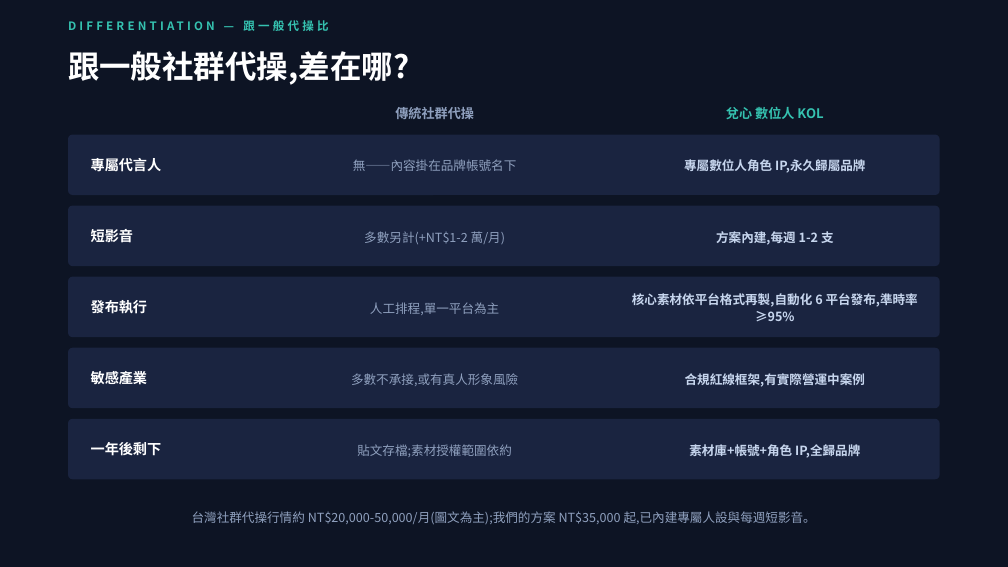
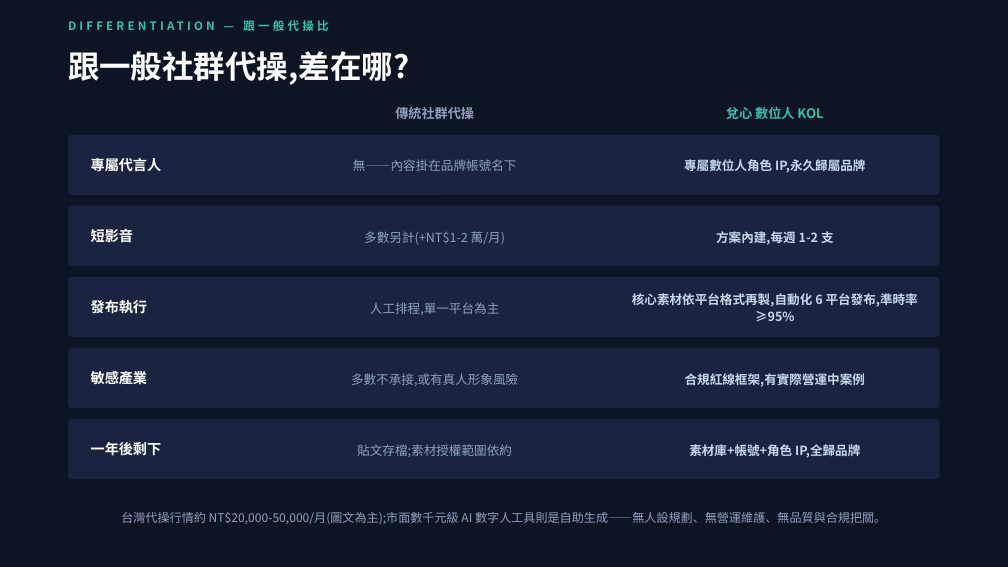
Before and after one commit to pennyhuang-oss/Virtual_KOL_Studio, a slide deck: slide 5 of business/數位人KOL-對外提案簡報.pptx (slide 4 before the commit). Drawn at 1008x567 pixels with LibreOffice and Linux fonts; fonts in the diff are those of the drawing. Boxes give left, top, right and bottom in pixels: in the first picture for what was removed or moved away, otherwise in the second. Text is boxed around its words. In the diff, an @@ line names an element or a change of style, - is before the commit and + after.

```diff
--- a/business/數位人KOL-對外提案簡報.pptx
+++ b/business/數位人KOL-對外提案簡報.pptx
@@ text at [121,512,886,524]: text changed; size 12 to 11.5 pt @@
-台灣社群代操行情約 NT$20,000-50,000/月(圖文為主);我們的方案 NT$35,000 起,已內建專屬人設與每週短影音。
+台灣代操行情約 NT$20,000-50,000/月(圖文為主);市面數千元級 AI 數字人工具則是自助生成——無人設規劃、無營運維護、無品質與合規把關。
```
Also in this commit, not shown: 5 other slides changed, 2 slides added, 1 slide removed, 2 other files.
